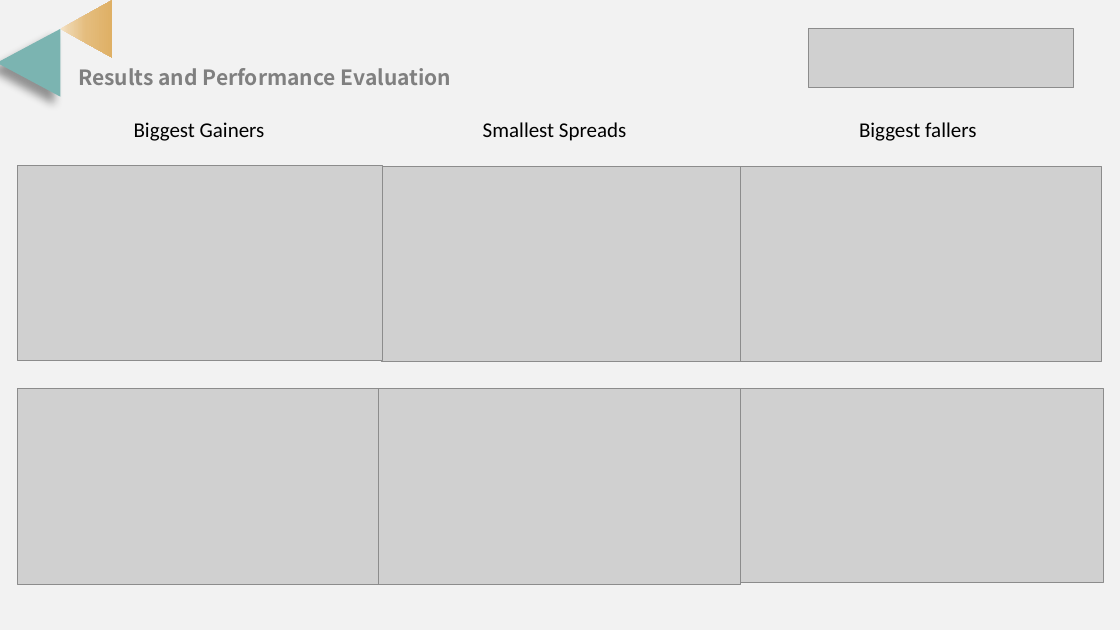
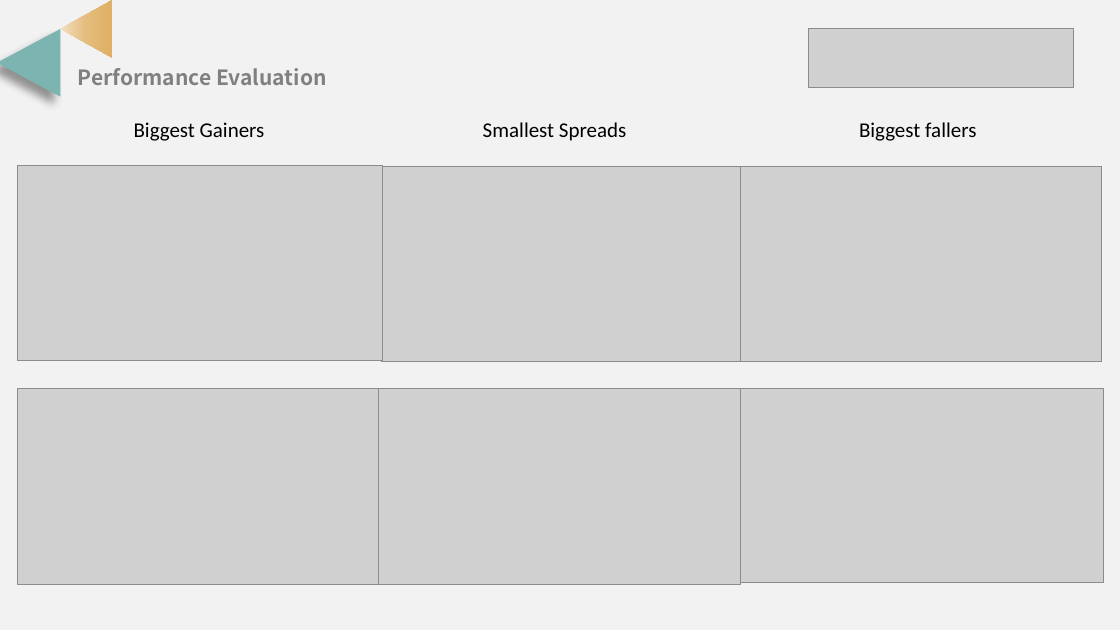
Before and after one commit to SigaoLi/UT_AI_Portfolio_Strategy_Optimization, a slide deck: slide 6 of SCS_3547_Term_Porject__Sigao_Li.pptx. Drawn at 1120x630 pixels with LibreOffice and Linux fonts; fonts in the diff are those of the drawing; grey boxes stand for pictures. Boxes give left, top, right and bottom in pixels: in the first picture for what was removed or moved away, otherwise in the second. Text is boxed around its words. In the diff, an @@ line names an element or a change of style, - is before the commit and + after.

```diff
--- a/SCS_3547_Term_Porject__Sigao_Li.pptx
+++ b/SCS_3547_Term_Porject__Sigao_Li.pptx
@@ text at [78, 68, 327, 85]: text changed @@
-Results and Performance Evaluation
+Performance Evaluation
```
Also in this commit, not shown: 5 other slides changed.
